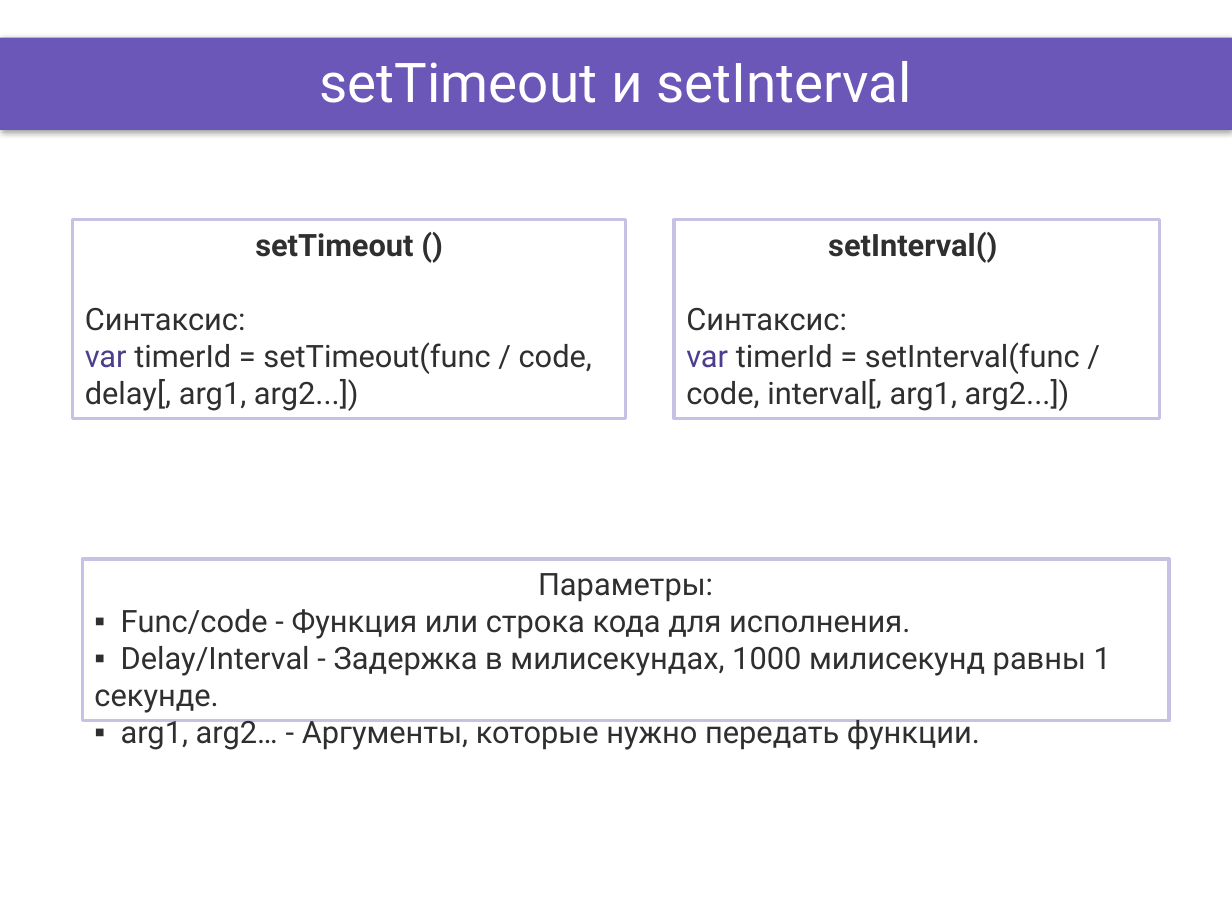
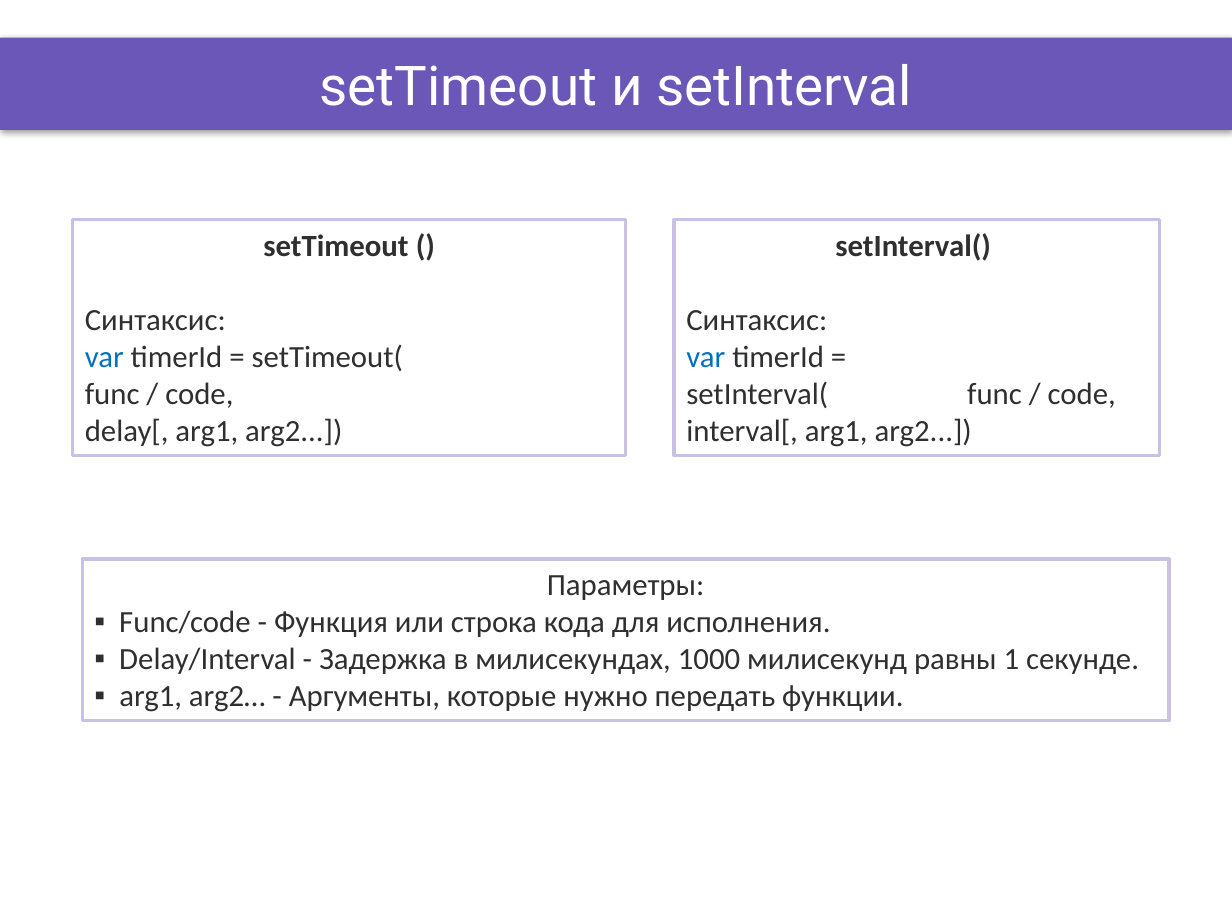
Before and after one commit to DinamickaDevelopment/ignite, a slide deck: slide 4 of JS/005_lesson/Presentation/Other_Js_possibilities.pptx. Drawn at 1232x924 pixels with LibreOffice and Linux fonts; fonts in the diff are those of the drawing; background and template pictures are left out. Boxes give left, top, right and bottom in pixels: in the first picture for what was removed or moved away, otherwise in the second. Text is boxed around its words. In the diff, an @@ line names an element or a change of style, - is before the commit and + after.

```diff
--- a/JS/005_lesson/Presentation/Other_Js_possibilities.pptx
+++ b/JS/005_lesson/Presentation/Other_Js_possibilities.pptx
@@ rectangle "setTimeout ()": place and size @@
-rectangle "setTimeout ()" at <box>73,219,626,419</box>
+rectangle "setTimeout ()" at <box>73,219,626,456</box>
@@ text in rectangle at <box>85,234,408,331</box>: font Roboto to Calibri in "setTimeout ()", "Синтаксис:" @@
@@ rectangle "setInterval()": place and size @@
-rectangle "setInterval()" at <box>674,219,1159,419</box>
+rectangle "setInterval()" at <box>674,219,1159,456</box>
@@ text in rectangle at <box>686,233,991,330</box>: font Roboto to Calibri in "setInterval()", "Синтаксис:" @@
@@ text in rectangle at <box>85,344,403,447</box>: text changed; font Roboto to Calibri @@
-var timerId = setTimeout(func / code, delay[, arg1, arg2...])
+var timerId = setTimeout(
+func / code,
+delay[, arg1, arg2...])
@@ text in rectangle at <box>686,345,1116,447</box>: text changed; font Roboto to Calibri @@
-var timerId = setInterval(func / code, interval[, arg1, arg2...])
+var timerId = setInterval( func / code,
+interval[, arg1, arg2...])
@@ rectangle "Параметры:" at <box>83,559,1169,721</box>: font Roboto to Calibri @@
```
Also in this commit, not shown: 5 other slides changed, 10 other files.
